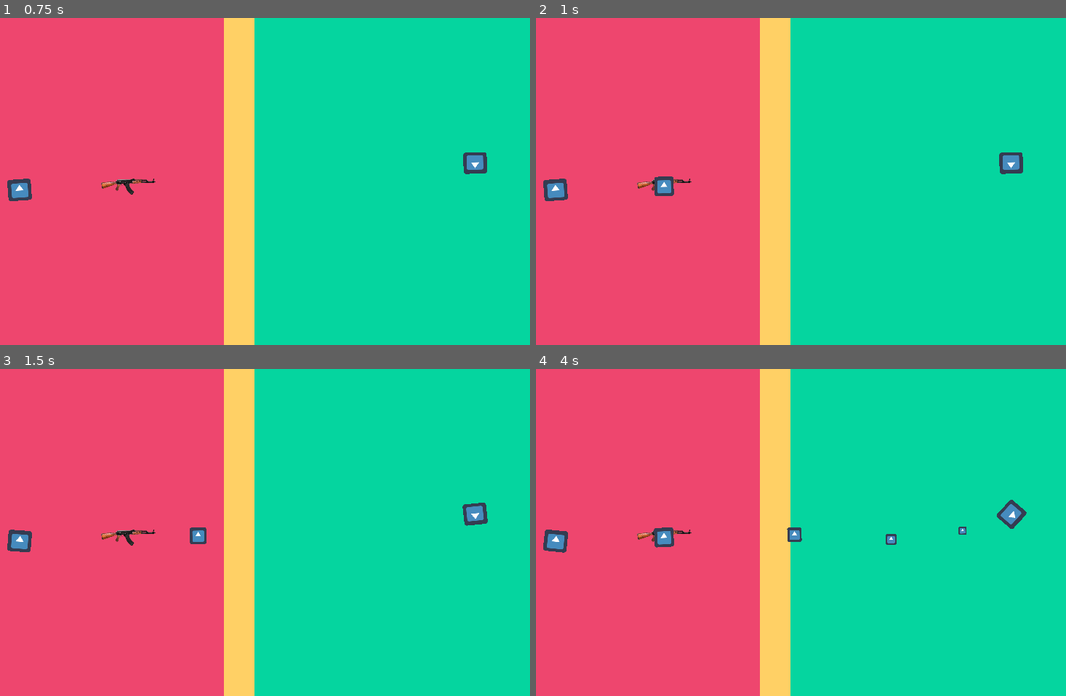
Above: before the commit, frames 1-4 (two rows, left to right).
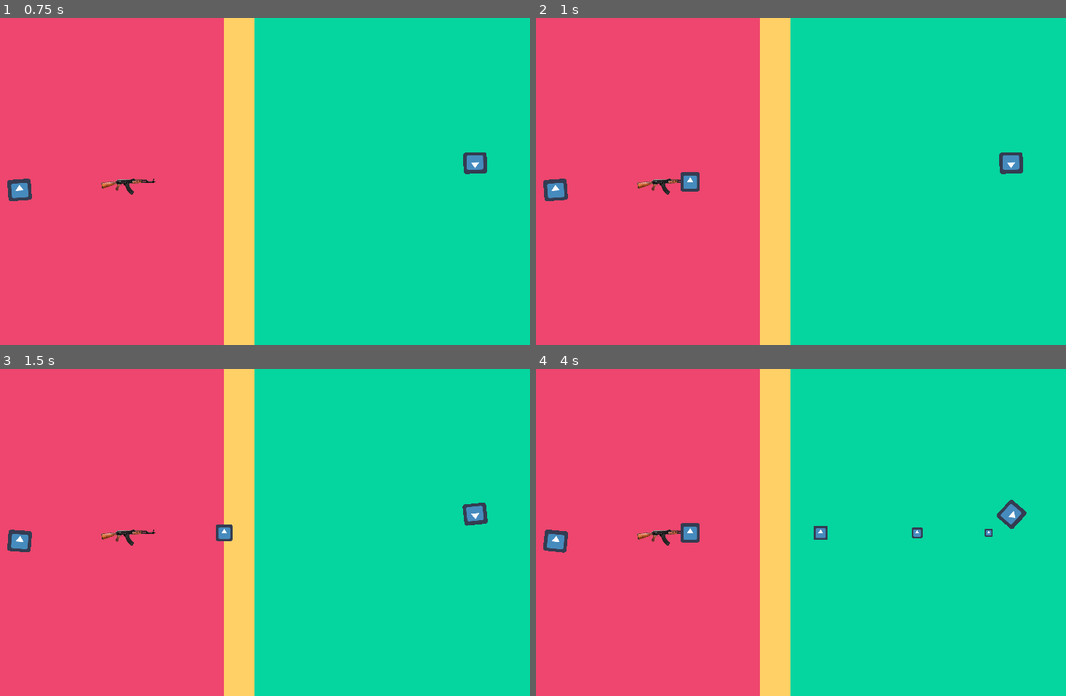
Above: after the commit, the same moments.

Repository: bitten-sweet-studio/paper-duel
Game: Godot game, scene res://scenes/arena_full.tscn
Same seed, same stepped clock (60 frames per second), same inputs: the game is played once before the commit and once after it. The engine's default icon, where the game draws it, is replaced by a stand-in: a white triangle on a blue panel in a dark square.
Inputs (mouse positions are in pixels of both pictures, inside the frame that each line leads up to):
- Up to frame 1 (0.75 s): tap Enter at 0.5 s; move the mouse to (365, 165) at 0.52 s
- Up to frame 2 (1 s): no input
- Up to frame 3 (1.5 s): move the mouse to (121, 548) at 1.27 s
- Up to frame 4 (4 s): move the mouse to (832, 460) at 2.02 s; move the mouse to (748, 597) at 2.77 s; move the mouse to (949, 581) at 3.52 s

Frame 1 is identical in both runs. In frame 2, 0.4% of the frame differs, in the area x 22-31%, y 47-55%; in frame 3, 0.3%; in frame 4, 0.9%, in the area x 22-87%, y 47-55%.

Commit message:
wip: bullet rotation needs fix

Diff:
--- a/game/player/player.tscn
+++ b/game/player/player.tscn
@@ -4,7 +4,7 @@
 [ext_resource path="res://util/textures/icon.png" type="Texture" id=2]
 
 [sub_resource type="CircleShape2D" id=1]
-radius = 137.033
+radius = 43.2802
 
 [node name="player" type="Node2D"]
 scale = Vector2( 1.03078, 1 )
@@ -17,10 +17,13 @@
 scale = Vector2( 1.17674, 1.1016 )
 texture = ExtResource( 2 )
 
-[node name="Area2D" type="Area2D" parent="rb"]
+[node name="player_area2d" type="Area2D" parent="rb"]
+scale = Vector2( 1.01112, 1 )
+collision_layer = 2
+collision_mask = 12
 
-[node name="CollisionShape2D" type="CollisionShape2D" parent="rb/Area2D"]
+[node name="CollisionShape2D" type="CollisionShape2D" parent="rb/player_area2d"]
 position = Vector2( 0, 4 )
 shape = SubResource( 1 )
 
-[connection signal="area_entered" from="rb/Area2D" to="rb" method="_on_Area2D_area_entered"]
+[connection signal="area_entered" from="rb/player_area2d" to="rb" method="_on_Area2D_area_entered"]
--- a/game/project.godot
+++ b/game/project.godot
@@ -49,6 +49,19 @@
  ]
 }
 
+[layer_names]
+
+2d_render/layer_2="player"
+2d_render/layer_3="weapon"
+2d_render/layer_4="bullet"
+2d_render/layer_5="wall"
+2d_render/layer_6="misc"
+2d_physics/layer_2="player"
+2d_physics/layer_3="weapon"
+2d_physics/layer_4="bullet"
+2d_physics/layer_5="wall"
+2d_physics/layer_6="misc"
+
 [physics]
 
 common/enable_pause_aware_picking=true
--- a/game/scenes/bullet.tscn
+++ b/game/scenes/bullet.tscn
@@ -1,8 +1,21 @@
-[gd_scene load_steps=3 format=2]
+[gd_scene load_steps=4 format=2]
 
 [ext_resource path="res://util/textures/icon.png" type="Texture" id=1]
 [ext_resource path="res://scripts/bullet.gd" type="Script" id=2]
 
+[sub_resource type="RectangleShape2D" id=1]
+extents = Vector2( 32, 32.5 )
+
 [node name="Sprite" type="Sprite"]
 texture = ExtResource( 1 )
 script = ExtResource( 2 )
+
+[node name="bullet_area2d" type="Area2D" parent="."]
+collision_layer = 8
+collision_mask = 18
+
+[node name="CollisionShape2D" type="CollisionShape2D" parent="bullet_area2d"]
+position = Vector2( 0, -0.5 )
+shape = SubResource( 1 )
+
+[connection signal="area_entered" from="bullet_area2d" to="." method="_on_Area2D_area_entered"]
--- a/game/scenes/weapon.tscn
+++ b/game/scenes/weapon.tscn
@@ -7,7 +7,9 @@
 radius = 25.0
 height = 132.0
 
-[node name="Area2D" type="Area2D"]
+[node name="weapon_area2d" type="Area2D"]
+collision_layer = 4
+collision_mask = 2
 script = ExtResource( 2 )
 
 [node name="CollisionShape2D" type="CollisionShape2D" parent="."]
@@ -21,4 +23,7 @@
 [node name="Timer" type="Timer" parent="."]
 autostart = true
 
+[node name="weapon_tip" type="Position2D" parent="."]
+position = Vector2( 86, -15 )
+
 [connection signal="timeout" from="Timer" to="." method="_on_Timer_timeout"]
--- a/game/scripts/bullet.gd
+++ b/game/scripts/bullet.gd
@@ -4,10 +4,10 @@
 var distance_per_frame
 var speed = 500
 var motion
+var damage = 1
 
 func _ready():
-	var direction = Vector2.RIGHT.rotated(deg2rad(rotation_degrees))
-	set_direction(direction.rotated(rand_range((-10/2)* 0.0174533, (10/2)*0.0174533)))
+	pass
 
 func _physics_process(delta):
 	self.scale = self.scale * 0.995
@@ -22,3 +22,9 @@
 func set_direction(_direction):
 	self.movement_direction = _direction
 	rotation = movement_direction.angle()
+
+
+
+func _on_Area2D_area_entered(area):
+	area.get_parent().take_damage(damage)
+	queue_free()
--- a/game/scripts/player.gd
+++ b/game/scripts/player.gd
@@ -8,6 +8,9 @@
 export var move_right_input : String
 export var move_up_input : String
 export var move_down_input : String
+
+var current_hp = 3
+
 
 onready var arena_full = get_tree().root.get_node("arena_full")
 
@@ -33,6 +36,8 @@
 
 
 func _on_Area2D_area_entered(area):
+	if area.name != "weapon":
+		return
 	if has_node("weapon"):
 		return
 	call_deferred("reparent", area)
@@ -42,3 +47,8 @@
 	arena_full.remove_child(node)
 	add_child(node)
 	node.global_position = global_position
+
+func take_damage(damage):
+	if current_hp <= 0:
+		queue_free()
+	current_hp -= damage
--- a/game/scripts/weapon.gd
+++ b/game/scripts/weapon.gd
@@ -3,15 +3,19 @@
 var bullet_scene = preload("res://scenes/bullet.tscn")
 onready var arena_full = get_tree().root.get_node("arena_full")
 var player
-
+onready var weapon_tip = $weapon_tip
 func _ready():
-	player = arena_full.get_node("player")
+	pass
 
 func _on_Timer_timeout():
 	shoot_bullet()
 
 func shoot_bullet():
+	var current_bullet = bullet_scene.instance()
+	var direction = Vector2.RIGHT.rotated(deg2rad(rotation_degrees))
+	current_bullet.set_direction(direction)
 	if get_parent() == arena_full:
-		add_child(bullet_scene.instance())
+		add_child(current_bullet)
 	else:
-		get_parent().get_parent().add_child(bullet_scene.instance())
+		get_parent().get_parent().add_child(current_bullet)
+	current_bullet.global_position = weapon_tip.global_position
